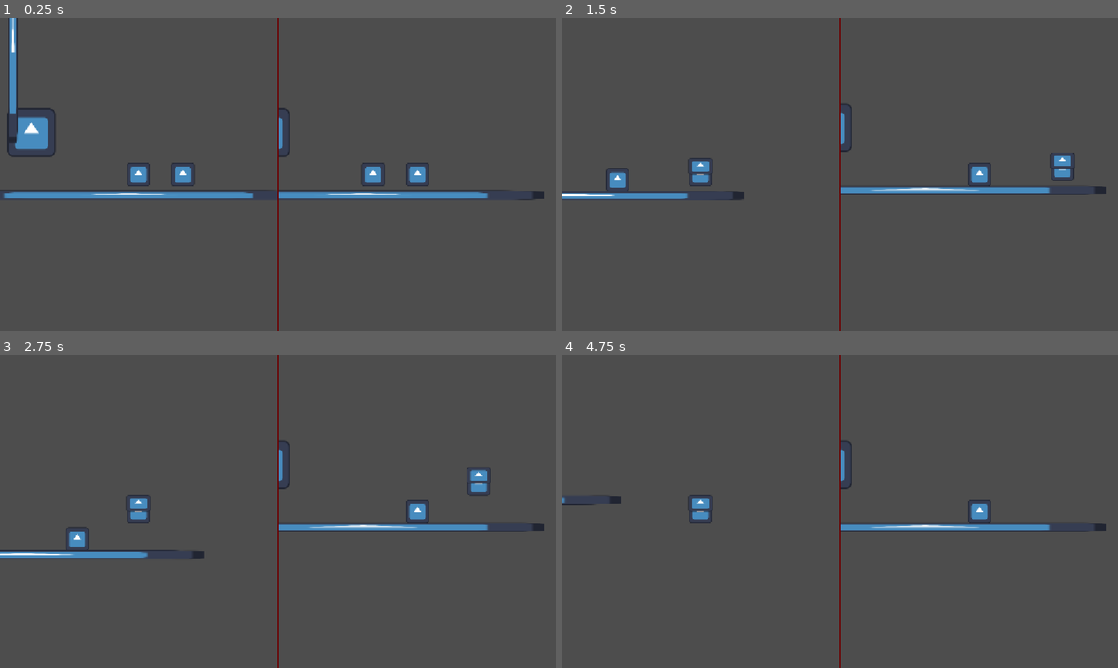
Above: before the commit, frames 1-4 (two rows, left to right).
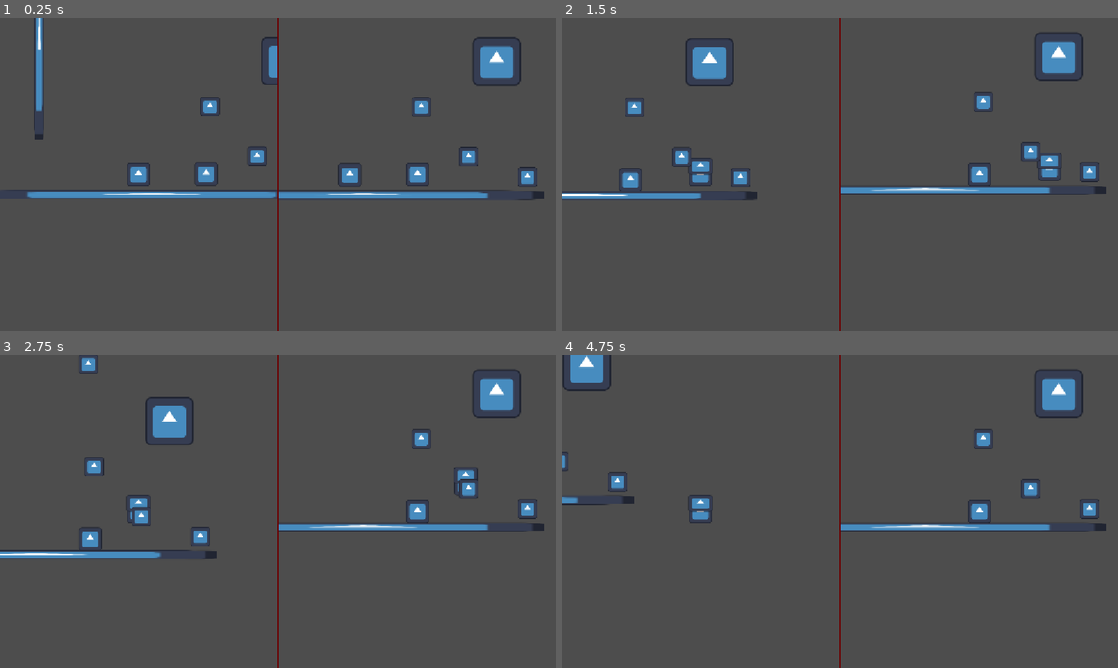
Above: after the commit, the same moments.

Repository: Abaan404/Sask-Game-Jam-Fall-2026
Game: Godot game, scene res://Scenes/HUD/split_screen.tscn
Same seed, same stepped clock (60 frames per second), same inputs: the game is played once before the commit and once after it. The engine's default icon, where the game draws it, is replaced by a stand-in: a white triangle on a blue panel in a dark square.
Inputs:
- Up to frame 1 (0.25 s): no input
- Up to frame 2 (1.5 s): hold D (right) from 0.53 s (still down); tap W (up) at 0.6, 0.77, 1.07, 1.35 s
- Up to frame 3 (2.75 s): tap W (up) at 1.52, 1.82, 2.1 s; release D (right) at 2.03 s; hold A (left) from 2.03 s (still down)
- Up to frame 4 (4.75 s): release A (left) at 2.78 s; hold D (right) 2.78-4.28 s; tap W (up) at 2.85, 3.02, 3.32, 3.6, 3.77, 4.07, 4.35, 4.52 s; hold A (left) from 4.28 s (still down)

The runs differ from the first frame. In frame 1, 4.8% of the frame differs, in the area x 0-97%, y 0-58%; in frame 2, 3.4%; in frame 3, 3.4%; in frame 4, 2.3%.

Commit message:
jumpy thingy

Diff:
--- /dev/null
+++ b/game-jam-fall-2026/Scenes/Abilities/Fruit.tscn
@@ -0,0 +1,6 @@
+[gd_scene format=3 uid="uid://cypwcxp35mjc0"]
+
+[ext_resource type="Script" uid="uid://c58qvwpv1wn4" path="res://Scripts/Fruit.gd" id="1_aemyg"]
+
+[node name="Pomogranate" type="Node2D" unique_id=459060717]
+script = ExtResource("1_aemyg")
--- /dev/null
+++ b/game-jam-fall-2026/Scenes/Abilities/Root.tscn
@@ -0,0 +1,6 @@
+[gd_scene format=3 uid="uid://c2ancckms2v5"]
+
+[ext_resource type="Script" uid="uid://4coq4kpb63ly" path="res://Scripts/Root.gd" id="1_miekp"]
+
+[node name="PomogranateRoot" type="Node2D" unique_id=821630594]
+script = ExtResource("1_miekp")
--- /dev/null
+++ b/game-jam-fall-2026/Scenes/LevelElements/Pomogranates/Fruit.gd
@@ -0,0 +1,26 @@
+extends Node2D
+
+class_name Fruit
+
+@export var active: bool = false
+
+func _on_area_2d_body_entered(body: Node2D) -> void:
+	if not active:
+		return
+
+	if body is not Player:
+		return
+
+	var player: Player = body
+
+	for ability in player.abilities:
+		if ability is FruitAbility:
+			player.fruity = true
+			break
+
+func _on_area_2d_body_exited(body: Node2D) -> void:
+	if body is not Player:
+		return
+
+	var player: Player = body
+	player.fruity = false
--- /dev/null
+++ b/game-jam-fall-2026/Scenes/LevelElements/Pomogranates/Fruit.tscn
@@ -0,0 +1,23 @@
+[gd_scene format=3 uid="uid://bn6fb5xh6lbw1"]
+
+[ext_resource type="Script" uid="uid://bp6qh2k21iolg" path="res://Scenes/LevelElements/Pomogranates/Fruit.gd" id="1_01xs4"]
+[ext_resource type="Texture2D" uid="uid://dyx0lyhhja2ga" path="res://Assets/icon.svg" id="1_s7a1a"]
+
+[sub_resource type="CircleShape2D" id="CircleShape2D_y3v4y"]
+radius = 20.0
+
+[node name="Fruit" type="Node2D" unique_id=504196678]
+script = ExtResource("1_01xs4")
+
+[node name="Area2D" type="Area2D" parent="." unique_id=771716114]
+
+[node name="CollisionShape2D" type="CollisionShape2D" parent="Area2D" unique_id=2032519310]
+shape = SubResource("CircleShape2D_y3v4y")
+
+[node name="Sprite2D" type="Sprite2D" parent="." unique_id=2126807074]
+position = Vector2(0, -3.8146973e-06)
+scale = Vector2(0.3125, 0.31250003)
+texture = ExtResource("1_s7a1a")
+
+[connection signal="body_entered" from="Area2D" to="." method="_on_area_2d_body_entered"]
+[connection signal="body_exited" from="Area2D" to="." method="_on_area_2d_body_exited"]
--- /dev/null
+++ b/game-jam-fall-2026/Scenes/LevelElements/Pomogranates/Root.gd
@@ -0,0 +1,29 @@
+extends Ability
+
+class_name Root
+
+@export var fruits: Array[Fruit]
+
+func _on_area_2d_body_entered(body: Node2D) -> void:
+	if body is not Player:
+		return
+
+	var player: Player = body
+
+	for ability in player.abilities:
+		if ability is RootAbility:
+			for fruit in fruits:
+				fruit.active = true
+			break
+
+func _on_area_2d_body_exited(body: Node2D) -> void:
+	if body is not Player:
+		return
+
+	var player: Player = body
+
+	for ability in player.abilities:
+		if ability is RootAbility:
+			for fruit in fruits:
+				fruit.active = false
+			break
--- /dev/null
+++ b/game-jam-fall-2026/Scenes/LevelElements/Pomogranates/Root.tscn
@@ -0,0 +1,39 @@
+[gd_scene format=3 uid="uid://dd4mot3pqoi2u"]
+
+[ext_resource type="Script" uid="uid://b84q1w1ilbatn" path="res://Scenes/LevelElements/Pomogranates/Root.gd" id="1_jinth"]
+[ext_resource type="Texture2D" uid="uid://dyx0lyhhja2ga" path="res://Assets/icon.svg" id="2_fgoym"]
+
+[sub_resource type="GDScript" id="GDScript_skdpc"]
+script/source = "extends Area2D
+
+@export var root: Root
+
+signal root_entered()
+
+# Called when the node enters the scene tree for the first time.
+func _ready() -> void:
+	pass # Replace with function body.
+
+# Called every frame. 'delta' is the elapsed time since the previous frame.
+func _process(delta: float) -> void:
+	pass
+"
+
+[sub_resource type="CircleShape2D" id="CircleShape2D_oi0w5"]
+
+[node name="Root" type="Node2D" unique_id=657005184]
+script = ExtResource("1_jinth")
+
+[node name="Area2D" type="Area2D" parent="." unique_id=448649428]
+script = SubResource("GDScript_skdpc")
+
+[node name="CollisionShape2D" type="CollisionShape2D" parent="Area2D" unique_id=187116633]
+shape = SubResource("CircleShape2D_oi0w5")
+
+[node name="Sprite2D" type="Sprite2D" parent="." unique_id=1415452608]
+position = Vector2(0, -3.8146973e-06)
+scale = Vector2(0.3125, 0.31250003)
+texture = ExtResource("2_fgoym")
+
+[connection signal="body_entered" from="Area2D" to="." method="_on_area_2d_body_entered"]
+[connection signal="body_exited" from="Area2D" to="." method="_on_area_2d_body_exited"]
--- a/game-jam-fall-2026/Scenes/Levels/test_scene.tscn
+++ b/game-jam-fall-2026/Scenes/Levels/test_scene.tscn
@@ -1,10 +1,14 @@
 [gd_scene format=3 uid="uid://o1fq8x1kg8ev"]
 
+[ext_resource type="PackedScene" uid="uid://dd4mot3pqoi2u" path="res://Scenes/LevelElements/Pomogranates/Root.tscn" id="1_56hgn"]
 [ext_resource type="PackedScene" uid="uid://csfo47hnrufte" path="res://Scenes/LevelElements/Walls/climbable_wall.tscn" id="1_a1spv"]
 [ext_resource type="PackedScene" uid="uid://doop567ni7qgo" path="res://Scenes/Entities/Player.tscn" id="1_sgftv"]
 [ext_resource type="Texture2D" uid="uid://dyx0lyhhja2ga" path="res://Assets/icon.svg" id="2_2u58p"]
 [ext_resource type="PackedScene" uid="uid://cojq50ed4fihc" path="res://Scenes/Abilities/GlidingLeaf.tscn" id="2_dv2c3"]
 [ext_resource type="PackedScene" uid="uid://jcufhe47v2b3" path="res://Scenes/Abilities/wall_climb.tscn" id="3_a1spv"]
+[ext_resource type="PackedScene" uid="uid://cypwcxp35mjc0" path="res://Scenes/Abilities/Fruit.tscn" id="4_utwxg"]
+[ext_resource type="PackedScene" uid="uid://c2ancckms2v5" path="res://Scenes/Abilities/Root.tscn" id="6_56hgn"]
+[ext_resource type="PackedScene" uid="uid://bn6fb5xh6lbw1" path="res://Scenes/LevelElements/Pomogranates/Fruit.tscn" id="6_tgibm"]
 
 [sub_resource type="RectangleShape2D" id="RectangleShape2D_vnn0b"]
 size = Vector2(744, 20)
@@ -14,20 +18,28 @@
 
 [node name="TestScene" type="Node2D" unique_id=1565828327]
 
+[node name="Root" parent="." unique_id=657005184 node_paths=PackedStringArray("fruits") instance=ExtResource("1_56hgn")]
+position = Vector2(340, -39)
+fruits = [NodePath("../Fruit"), NodePath("../Fruit2"), NodePath("../Fruit3")]
+
 [node name="ClimbableWall" parent="." unique_id=764220690 instance=ExtResource("1_a1spv")]
-position = Vector2(-202, -131)
+position = Vector2(275.99997, -278)
 scale = Vector2(5, 5)
 
 [node name="Player" parent="." unique_id=1438121118 node_paths=PackedStringArray("abilities") instance=ExtResource("1_sgftv")]
-position = Vector2(20, -73)
-abilities = [NodePath("GlidingLeaf")]
+position = Vector2(-28, -72)
+abilities = [NodePath("GlidingLeaf"), NodePath("Pomogranate")]
+
+[node name="Pomogranate" parent="Player" unique_id=459060717 instance=ExtResource("4_utwxg")]
 
 [node name="GlidingLeaf" parent="Player" unique_id=2085603314 instance=ExtResource("2_dv2c3")]
 
 [node name="Player2" parent="." unique_id=2085434168 node_paths=PackedStringArray("abilities") instance=ExtResource("1_sgftv")]
 position = Vector2(112, -73)
 is_player_2 = true
-abilities = [NodePath("WallClimb")]
+abilities = [NodePath("WallClimb"), NodePath("PomogranateRoot")]
+
+[node name="PomogranateRoot" parent="Player2" unique_id=821630594 instance=ExtResource("6_56hgn")]
 
 [node name="WallClimb" parent="Player2" unique_id=1718363903 instance=ExtResource("3_a1spv")]
 cooldown_time_ms = 0.3
@@ -58,10 +70,19 @@
 position = Vector2(-240, -120)
 
 [node name="CollisionShape2D" type="CollisionShape2D" parent="StaticBody2D3" unique_id=1958122223]
-position = Vector2(0, -183)
+position = Vector2(4, -182)
 shape = SubResource("RectangleShape2D_yeiif")
 
 [node name="Sprite2D" type="Sprite2D" parent="StaticBody2D3" unique_id=1554276693]
-position = Vector2(-1.001358e-05, -183)
+position = Vector2(6, -187.99997)
 scale = Vector2(0.15624984, 3.0156248)
 texture = ExtResource("2_2u58p")
+
+[node name="Fruit" parent="." unique_id=504196678 instance=ExtResource("6_tgibm")]
+position = Vector2(218, -81)
+
+[node name="Fruit2" parent="." unique_id=1651678117 instance=ExtResource("6_tgibm")]
+position = Vector2(120, -184)
+
+[node name="Fruit3" parent="." unique_id=1296464935 instance=ExtResource("6_tgibm")]
+position = Vector2(108, -396)
--- a/game-jam-fall-2026/Scripts/Ability.gd
+++ b/game-jam-fall-2026/Scripts/Ability.gd
@@ -8,7 +8,6 @@
 var cooldown: bool
 var cooldown_time_ms_counter: float
 @export var cooldown_time_ms: float
-
 
 # Called when the node enters the scene tree for the first time.
 func _ready() -> void:
--- /dev/null
+++ b/game-jam-fall-2026/Scripts/Fruit.gd
@@ -0,0 +1,3 @@
+extends Ability
+
+class_name FruitAbility
--- /dev/null
+++ b/game-jam-fall-2026/Scripts/Root.gd
@@ -0,0 +1,3 @@
+extends Ability
+
+class_name RootAbility
--- a/game-jam-fall-2026/Scripts/player.gd
+++ b/game-jam-fall-2026/Scripts/player.gd
@@ -18,7 +18,10 @@
 @export var gliding: bool = false
 @export var gliding_strength: float = 0.8
 
+@export var fruity: bool = false
+
 @export var is_player_2: bool
+
 var input_up: String = "up"
 var input_down: String = "down"
 var input_left: String = "left"
@@ -44,7 +47,7 @@
 			velocity.y *= gliding_strength
 
 	# Handle jump.
-	jumped = Input.is_action_just_pressed(input_up) and is_on_floor()
+	jumped = Input.is_action_just_pressed(input_up) and is_on_floor() or fruity
 	if jumped:
 		velocity.y = jump
 
Not shown, added: game-jam-fall-2026/Scenes/LevelElements/Pomogranates/Fruit.gd.uid
Not shown, added: game-jam-fall-2026/Scenes/LevelElements/Pomogranates/Root.gd.uid
Not shown, added: game-jam-fall-2026/Scripts/Fruit.gd.uid
Not shown, added: game-jam-fall-2026/Scripts/Root.gd.uid
